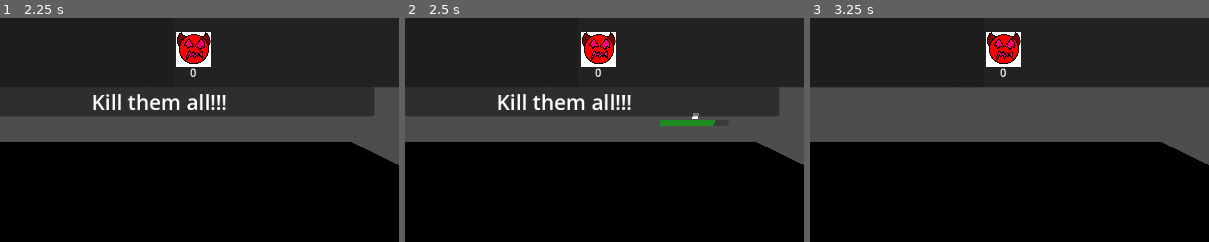
Above: before the commit, frames 1-3 (left to right).
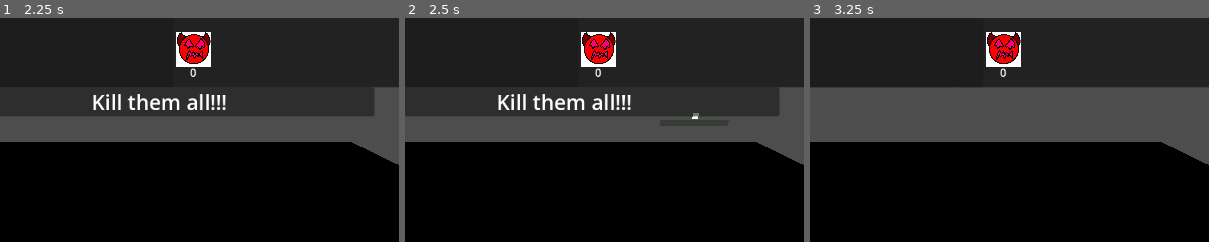
Above: after the commit, the same moments.

Repository: eneumont/towermercs
Game: Godot game, scene res://Scenes/Battle/Fields/Battlefield1.tscn
Two runs of this game, one before a commit and one after it. Both use one fixed random seed, a clock stepped at 60 frames per second and the inputs below. This scene is started directly instead of the project's main scene.
Inputs (mouse positions are % of the whole screen's width and height, from its top left):
- Up to frame 1 (2.25 s): tap Enter at 0.5 s; move the mouse to (72, 45) at 0.52 s; hold D (move_right) 0.53-1.25 s; click (72, 45) at 0.6 s; tap Z (confirm) at 1.25, 2, 2.1 s; drag from (30, 55) to (45, 70) at 1.27 s; move the mouse to (60, 28) at 2.02 s; hold D (move_right) from 2.03 s (still down)
- Up to frame 2 (2.5 s): keep holding D (move_right); click (60, 28) at 2.3 s
- Up to frame 3 (3.25 s): release D (move_right) at 2.75 s; tap Z (confirm) at 2.75 s; drag from (45, 70) to (20, 35) at 2.77 s
The pictures show only the part of the screen within x 30-80%, y 0-50%; the shares and areas given below are measured in that part.

Frame 1 is identical in both runs. In frame 2, 0.4% of the frame differs, in the area x 63-78%, y 45-49%; in frame 3, nothing differs.
Error in both runs: Invalid access to property or key 'display_name' on a base object of type 'Nil'. (res://Scripts/Battle/battler.gd:80)

Commit message:
tweaks to battle

Diff:
--- a/Scenes/Battle/UI/SelectUI.tscn
+++ b/Scenes/Battle/UI/SelectUI.tscn
@@ -25,6 +25,5 @@
 self_modulate = Color(0, 1, 0, 1)
 layout_mode = 2
 size_flags_vertical = 3
-value = 39.16
-exp_edit = true
+value = 76.13
 show_percentage = false
--- a/Scenes/Title/TitleUI.tscn
+++ b/Scenes/Title/TitleUI.tscn
@@ -2,7 +2,7 @@
 
 [ext_resource type="Script" uid="uid://duc8wlswgptot" path="res://Scripts/Title/title_ui.gd" id="1_0sc1q"]
 [ext_resource type="PackedScene" uid="uid://hcptrv3t5bku" path="res://Scenes/Title/TitleSaveSlot.tscn" id="2_fv6gq"]
-[ext_resource type="PackedScene" uid="uid://7yxg2t1tjna7" path="res://Scenes/UI/ClassSlot.tscn" id="3_cxqlk"]
+[ext_resource type="PackedScene" uid="uid://7yxg2t1tjna7" path="res://Scenes/Title/ClassSlot.tscn" id="3_cxqlk"]
 
 [node name="TitleUI" type="Control"]
 layout_mode = 3
--- a/Scenes/Town/Town1.tscn
+++ b/Scenes/Town/Town1.tscn
@@ -5,16 +5,16 @@
 [ext_resource type="AudioStream" uid="uid://b1sep0lbc810f" path="res://Audio/town.mp3" id="2_jpqto"]
 [ext_resource type="Script" uid="uid://c6hqoke1s4v3d" path="res://Scripts/Field/area_exit.gd" id="3_2qdg4"]
 [ext_resource type="Texture2D" uid="uid://uc20vlk0v6b2" path="res://Images/Textures/Npcs/Town/ItemShopOwner.png" id="3_4bqyj"]
-[ext_resource type="PackedScene" uid="uid://cpb2aldgant03" path="res://Scenes/UI/ShopUI.tscn" id="3_jqrpi"]
+[ext_resource type="PackedScene" uid="uid://cpb2aldgant03" path="res://Scenes/UI/Town/ShopUI.tscn" id="3_jqrpi"]
 [ext_resource type="Texture2D" uid="uid://cnxrbk584ajnu" path="res://Images/Textures/Icons/Npcs/InnPic.png" id="5_l6vfj"]
 [ext_resource type="Texture2D" uid="uid://cijg17vcjkdsw" path="res://Images/Textures/Npcs/Town/InnOwner.png" id="6_u5ev1"]
-[ext_resource type="PackedScene" uid="uid://8oc11jks8n8k" path="res://Scenes/UI/InnUI.tscn" id="7_6h7jr"]
+[ext_resource type="PackedScene" uid="uid://8oc11jks8n8k" path="res://Scenes/UI/Town/InnUI.tscn" id="7_6h7jr"]
 [ext_resource type="Texture2D" uid="uid://cig64i1a756ot" path="res://Images/Textures/Icons/Npcs/GuildPic.png" id="7_b3h2h"]
 [ext_resource type="Texture2D" uid="uid://cc4t6srf1kt6y" path="res://Images/Textures/Npcs/Town/GuildOwner.png" id="8_aofag"]
 [ext_resource type="Texture2D" uid="uid://c3bsrvo8rhpf5" path="res://Images/Textures/Icons/Npcs/SmithyPic.png" id="9_2prvw"]
 [ext_resource type="Texture2D" uid="uid://b21ep4qjfgef3" path="res://Images/Textures/Npcs/Town/SmithyOwner.png" id="10_873y6"]
-[ext_resource type="PackedScene" uid="uid://bkagh8e3ncg41" path="res://Scenes/UI/GuildUI.tscn" id="10_p0kjc"]
-[ext_resource type="PackedScene" uid="uid://c77sgm2qt62yn" path="res://Scenes/UI/SmithUI.tscn" id="13_etg2t"]
+[ext_resource type="PackedScene" uid="uid://bkagh8e3ncg41" path="res://Scenes/UI/Town/GuildUI.tscn" id="10_p0kjc"]
+[ext_resource type="PackedScene" uid="uid://c77sgm2qt62yn" path="res://Scenes/UI/Town/SmithUI.tscn" id="13_etg2t"]
 
 [sub_resource type="PlaneMesh" id="PlaneMesh_uxqnv"]
 
--- a/Scenes/UI/InnUI.tscn
+++ b/Scenes/UI/Town/InnUI.tscn
@@ -1,8 +1,9 @@
 [gd_scene load_steps=4 format=3 uid="uid://8oc11jks8n8k"]
 
 [ext_resource type="Script" uid="uid://cyb7r1cdn0vfo" path="res://Scripts/Town/inn_ui.gd" id="1_f8yp6"]
-[ext_resource type="PackedScene" uid="uid://7sdsm0yitoij" path="res://Scenes/UI/InnSaveSlot.tscn" id="2_lag4h"]
-[ext_resource type="PackedScene" uid="uid://cd6k2iyfjxsyb" path="res://Scenes/UI/InnPartySlot.tscn" id="3_xwd4s"]
+[ext_resource type="PackedScene" uid="uid://7sdsm0yitoij" path="res://Scenes/UI/Town/InnSaveSlot.tscn" id="2_lag4h"]
+[ext_resource type="PackedScene" uid="uid://cd6k2iyfjxsyb" path="res://Scenes/UI/Town/InnPartySlot.tscn" id="3_xwd4s"]
+
 
 [node name="InnUI" type="Control" node_paths=PackedStringArray("ownerImg", "nameTxt", "dialogTxt", "moneyTxt", "exitBtn")]
 layout_mode = 3
--- a/Scenes/WorldMap/WorldSpot.tscn
+++ b/Scenes/WorldMap/WorldSpot.tscn
@@ -1,8 +1,9 @@
 [gd_scene load_steps=10 format=3 uid="uid://bmamsrk1wackt"]
 
-[ext_resource type="Script" path="res://Scripts/WorldMap/world_spot.gd" id="1_0ofam"]
+[ext_resource type="Script" uid="uid://drkgobabgcmuu" path="res://Scripts/WorldMap/world_spot.gd" id="1_0ofam"]
 [ext_resource type="Texture2D" uid="uid://367lbofltl1t" path="res://Images/Textures/Icons/Spots/Town.png" id="2_g4hlx"]
-[ext_resource type="PackedScene" uid="uid://ix1cfcmaihci" path="res://Scenes/UI/WorldSpotUI.tscn" id="3_vvmhn"]
+[ext_resource type="PackedScene" uid="uid://ix1cfcmaihci" path="res://Scenes/WorldMap/WorldSpotUI.tscn" id="3_vvmhn"]
+
 
 [sub_resource type="SphereShape3D" id="SphereShape3D_44gyx"]
 radius = 1.82198
--- a/Scripts/Battle/battle_manager.gd
+++ b/Scripts/Battle/battle_manager.gd
@@ -40,7 +40,7 @@
 
 func new_turnOrder(begin: bool):
 	if begin:
-		cur_turnOrder = aliveBattlers.duplicate(true)
+		cur_turnOrder = aliveBattlers.duplicate()
 
 		#maybe add a check for ties
 		for b in cur_turnOrder.size() - 1:
@@ -51,13 +51,13 @@
 					cur_turnOrder[c + 1] = temp
 
 	else:
-		cur_turnOrder = next_turnOrder
+		cur_turnOrder = next_turnOrder.duplicate()
 
 	new_nextTurnOrder()
 	new_turn()
 
 func new_nextTurnOrder():
-	next_turnOrder = aliveBattlers.duplicate(true)
+	next_turnOrder = aliveBattlers.duplicate()
 
 	#maybe add a check for ties
 	for b in next_turnOrder.size() - 1:
--- a/Scripts/Battle/battler.gd
+++ b/Scripts/Battle/battler.gd
@@ -126,7 +126,14 @@
 
 func die():
 	dead = true
+
 	bm.aliveBattlers.erase(self)
+	bm.Battlers.erase(self)
+	if team == Team.FOE: bm.FoeBattlers.erase(self)
+	bm.cur_turnOrder.erase(self)
+	bm.next_turnOrder.erase(self)
+
+	if player == Player.AI: queue_free() # checks ai for multiplayer... maybe...
 
 func do_effects():
 	pass
@@ -134,7 +141,7 @@
 func show_select():
 	selector.visible = true
 	#might want to change how select is updated
-	selector.get_node("SubViewport/SelectUI/VBox/SelectHP").value = 100 * (curHP / maxHP)
+	selector.get_node("SubViewport/SelectUI/VBox/SelectHP").value = 100.0 * (float(curHP) / maxHP)
 
 func hide_select():
 	selector.visible = false
@@ -166,9 +173,17 @@
 							a_targets.append(self)
 						ArtRes.GroupType.TEAM:
 							a_targets.append_array(bm.aliveBattlers.filter(func(b): return b.team == Battler.Team.FOE))
+				else: #will do nothing if wrong target clicked
+					return
 
 			bm.targets.append_array(a_targets)
 			bm.cast()
+
+			# update selector ui
+			for b in bm.targets:
+				var out := 100.0 * (float(curHP) / maxHP)
+				b.selector.get_node("SubViewport/SelectUI/VBox/SelectHP").value = 100.0 * (float(curHP) / maxHP)
+
 		else:
-			#show analyse menu or somethin
+			# show analyse menu or somethin
 			pass
--- a/Scripts/Battle/party_slot_ui.gd
+++ b/Scripts/Battle/party_slot_ui.gd
@@ -9,6 +9,6 @@
 	$Slot/HBox/Info/Name.text = player.displayName
 	$Slot/HBox/Info/HPBar/HPText.text = "HP " + str(player.maxHP) + "/" + str(player.curHP)
 	$Slot/HBox/Info/APBar/APText.text = "AP " + str(player.maxAP) + "/" + str(player.curAP)
-	$Slot/HBox/Info/HPBar.value = 100 * (player.curHP / player.maxHP)
-	$Slot/HBox/Info/APBar.value = 100 * (player.curAP / player.maxAP)
+	$Slot/HBox/Info/HPBar.value = 100 * (float(player.curHP) / player.maxHP)
+	$Slot/HBox/Info/APBar.value = 100 * (float(player.curAP) / player.maxAP)
 	$Slot/HBox/Img.texture = load("res://Images/Textures/Icons/Characters/" + CharData.ClassType.keys()[bm.PlayerBattlers[num].classType].capitalize() + ".png")
--- a/Scripts/Battle/turn_order_ui.gd
+++ b/Scripts/Battle/turn_order_ui.gd
@@ -25,7 +25,7 @@
 		nx.remove_child(i)
 		i.queue_free()
 
-	create_order(bm.cur_turnOrder, 600, nx)
+	create_order(bm.next_turnOrder, 600, nx)
 
 func create_order(order: Array, startI: int, pl: Panel):
 	for i in order.size():
--- a/Scripts/Resources/art_data.gd
+++ b/Scripts/Resources/art_data.gd
@@ -54,10 +54,14 @@
 			run_cast(caster, targets)
 
 	caster.set_cur_stats()
+	var out: float = 100.0 * (float(caster.curHP) / caster.maxHP)
+	caster.selector.get_node("SubViewport/SelectUI/VBox/SelectHP").value = 100.0 * (float(caster.curHP) / caster.maxHP)
 	for t in targets:
 		t.set_cur_stats()
+		out = 100.0 * (float(t.curHP) / t.maxHP)
+		t.selector.get_node("SubViewport/SelectUI/VBox/SelectHP").value = 100.0 * (float(t.curHP) / t.maxHP)
 
-	caster.end_turn()
+	#caster.end_turn()
 
 func attack_cast(caster: Battler, targets: Array):
 	print("attack")
Renamed: Scenes/UI/ClassSlot.tscn -> Scenes/Title/ClassSlot.tscn
Renamed: Scenes/UI/GuildSlot.tscn -> Scenes/UI/Town/GuildSlot.tscn
Renamed: Scenes/UI/GuildUI.tscn -> Scenes/UI/Town/GuildUI.tscn
Renamed: Scenes/UI/InnPartySlot.tscn -> Scenes/UI/Town/InnPartySlot.tscn
Renamed: Scenes/UI/InnSaveSlot.tscn -> Scenes/UI/Town/InnSaveSlot.tscn
Renamed: Scenes/UI/ShopSlot.tscn -> Scenes/UI/Town/ShopSlot.tscn
Renamed: Scenes/UI/ShopUI.tscn -> Scenes/UI/Town/ShopUI.tscn
Renamed: Scenes/UI/SmithUI.tscn -> Scenes/UI/Town/SmithUI.tscn
Renamed: Scenes/UI/WorldSpotUI.tscn -> Scenes/WorldMap/WorldSpotUI.tscn
